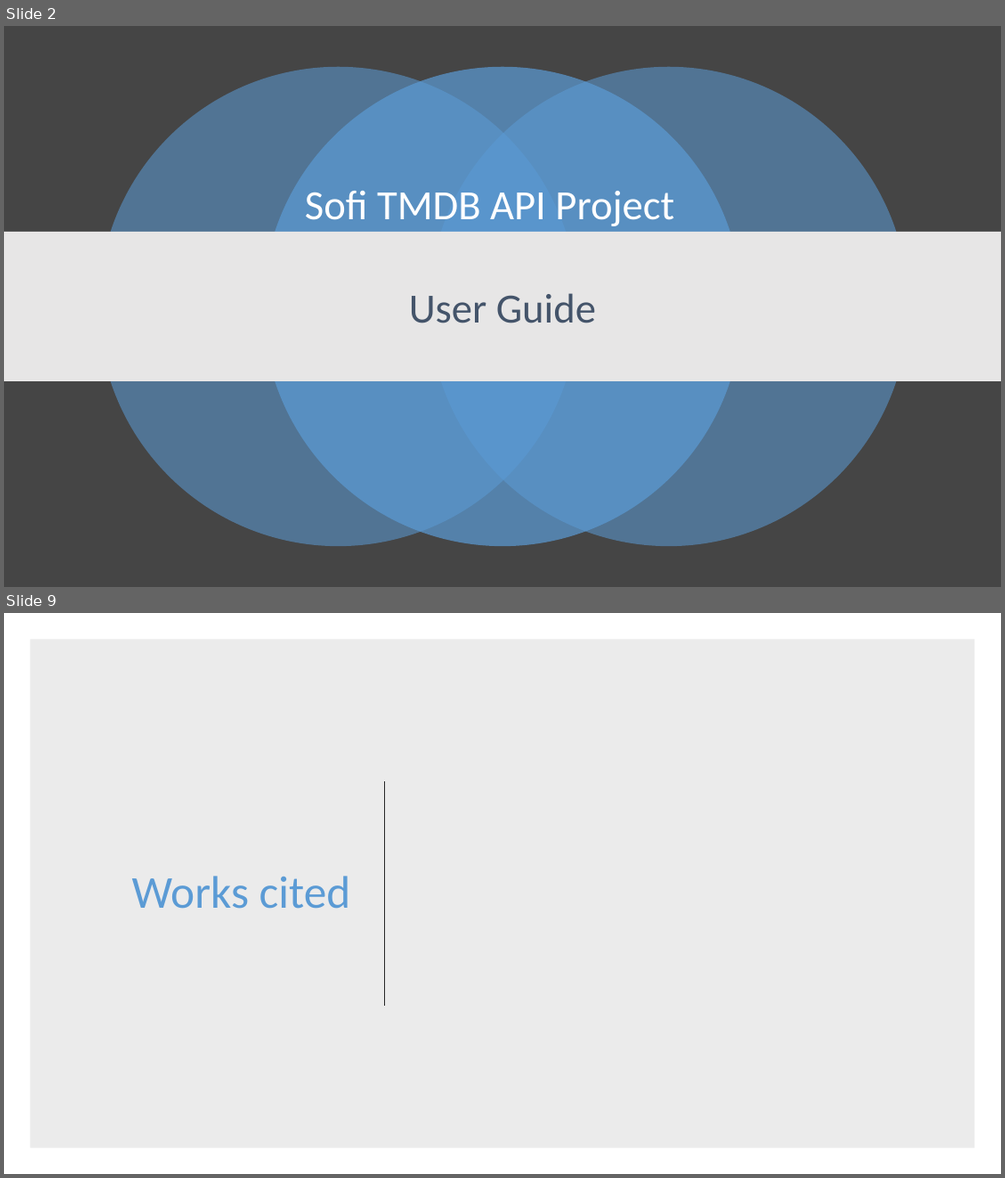
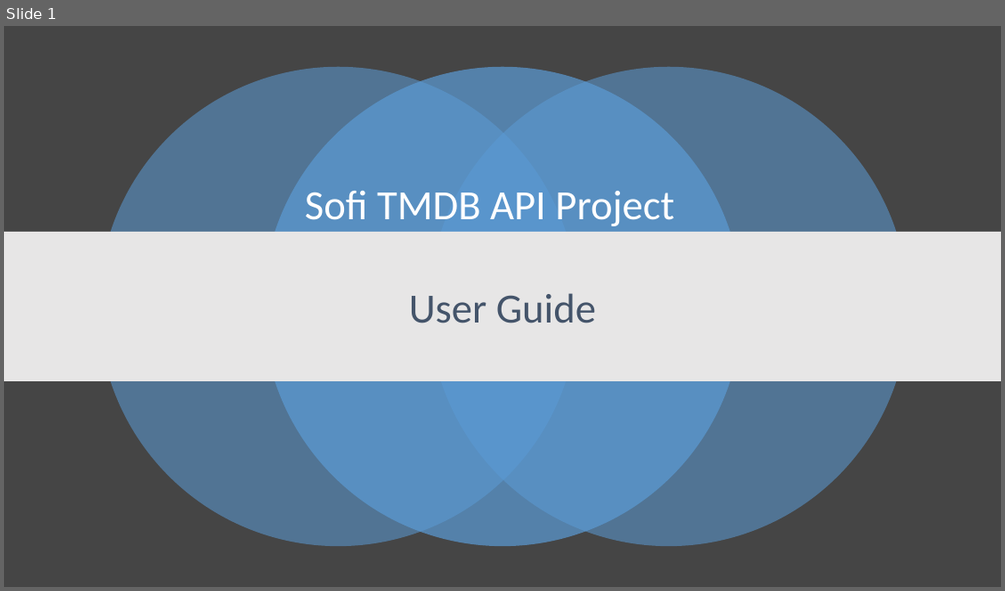
Before and after one commit to arpans2112/SoFi_TMDB_API_Project, a slide deck: SoFi TMDB Api Project User Guide.pptx. Shown one above the other, each under a label of ours: slides 2 and 9 before the commit, slide 1 after it; the slides between them are not shown. The pictures are 1005x1178 and 1005x591 pixels, drawn with LibreOffice and Linux fonts; fonts in the diff are those of the drawing. Boxes give left, top, right and bottom in pixels: in the first picture for what was removed or moved away, otherwise in the second. Text is boxed around its words. In the diff, an @@ line names an element or a change of style, - is before the commit and + after.

```diff
--- a/SoFi TMDB Api Project User Guide.pptx
+++ b/SoFi TMDB Api Project User Guide.pptx
@@ slide 9 removed at bbox=[4, 613, 1001, 1174], background #FFFFFF @@
@@ rectangle removed at bbox=[30, 639, 975, 1148] @@
@@ line removed from (385, 781) to (385, 1005) @@
@@ title removed at bbox=[132, 876, 350, 908] @@
-Works cited
@@ what was slide 2 is now slide 1 @@
```
Also in this commit, not shown: 1 slide changed, 2 slides added, 6 other slides removed.
